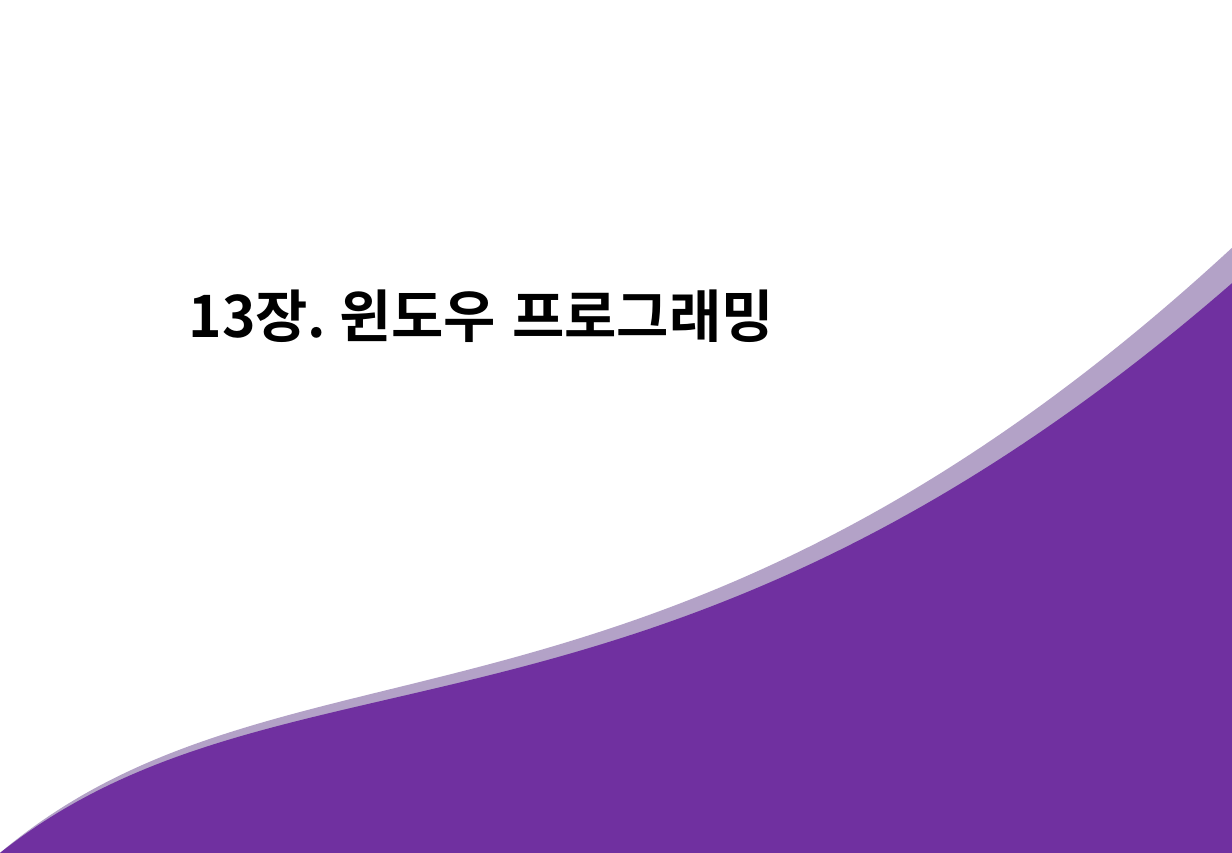
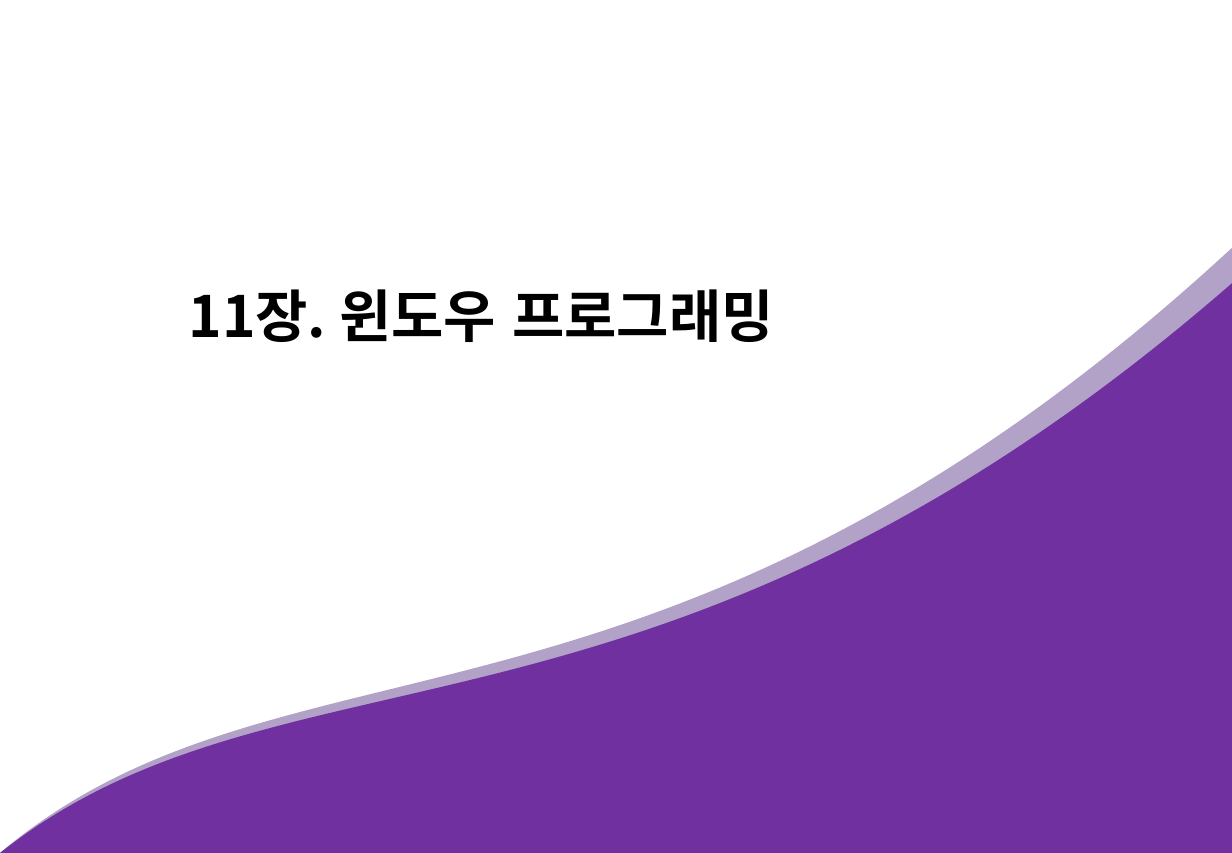
Before and after one commit to pshho/ngreen_project, a slide deck: slide 1 of pyWorks/자료/python_ppt/Python 11장. GUI 프로그래밍.pptx. Drawn at 1232x853 pixels with LibreOffice and Linux fonts; fonts in the diff are those of the drawing; background and template pictures are left out. Boxes give left, top, right and bottom in pixels: in the first picture for what was removed or moved away, otherwise in the second. Text is boxed around its words. In the diff, an @@ line names an element or a change of style, - is before the commit and + after.

```diff
--- a/pyWorks/자료/python_ppt/Python 11장. GUI 프로그래밍.pptx
+++ b/pyWorks/자료/python_ppt/Python 11장. GUI 프로그래밍.pptx
@@ title at (x1=189, y1=289, x2=774, y2=342): text changed @@
-13장. 윈도우 프로그래밍
+11장. 윈도우 프로그래밍
```
Also in this commit, not shown: 3 other slides changed, 1 slide added, 21 other files.
